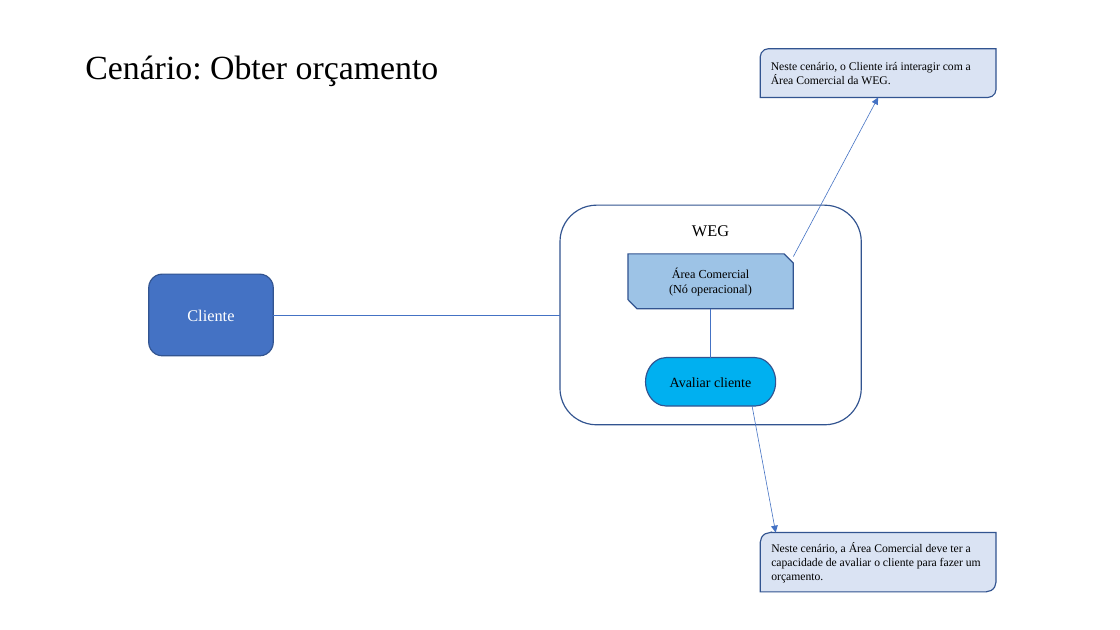
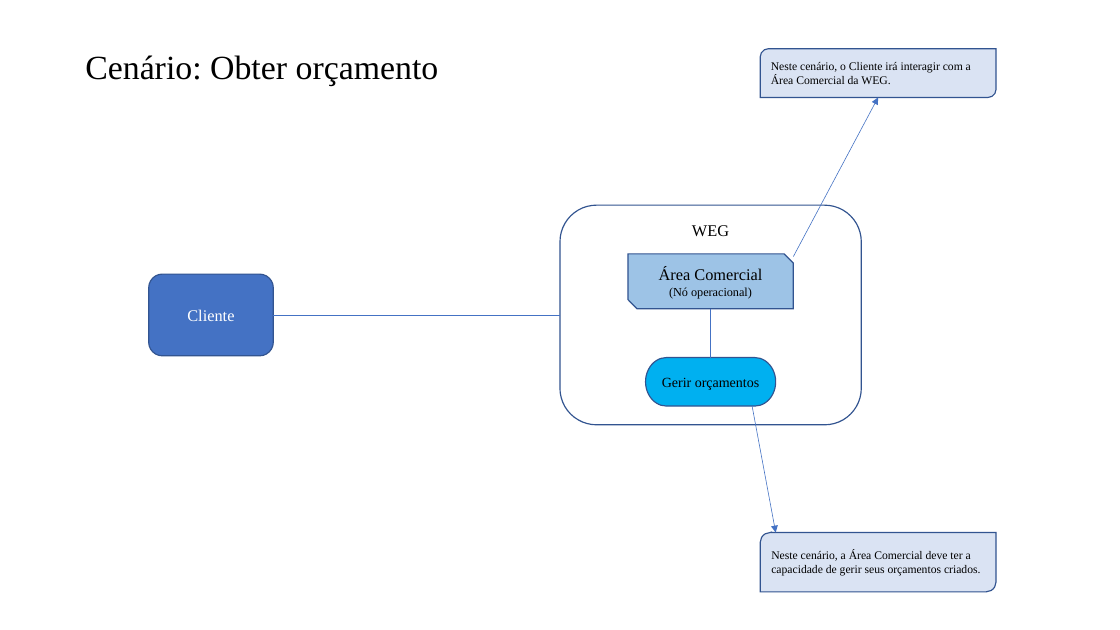
Before and after one commit to IMP-CaioCiaron/Eng-Requisitos, a slide deck: slide 5 of 15. Arquitetura de Negócio para cada Cenário.pptx (slide 7 before the commit). Drawn at 1120x630 pixels with LibreOffice and Linux fonts; fonts in the diff are those of the drawing. Boxes give left, top, right and bottom in pixels: in the first picture for what was removed or moved away, otherwise in the second. Text is boxed around its words. In the diff, an @@ line names an element or a change of style, - is before the commit and + after.

```diff
--- a/15. Arquitetura de Negócio para cada Cenário.pptx
+++ b/15. Arquitetura de Negócio para cada Cenário.pptx
@@ text in snip diag rect at [659, 267, 762, 280]: size 10.5 to 14 pt in "Área Comercial" @@
@@ text in pill shape at [662, 377, 759, 390]: text changed @@
-Avaliar cliente
+Gerir orçamentos
@@ text in round diag rect at [771, 550, 980, 576]: text changed @@
-Neste cenário, a Área Comercial deve ter a capacidade de avaliar o cliente para fazer um orçamento.
+Neste cenário, a Área Comercial deve ter a capacidade de gerir seus orçamentos criados.
```
Also in this commit, not shown: 2 other slides changed, 1 slide removed, 2 other files.
